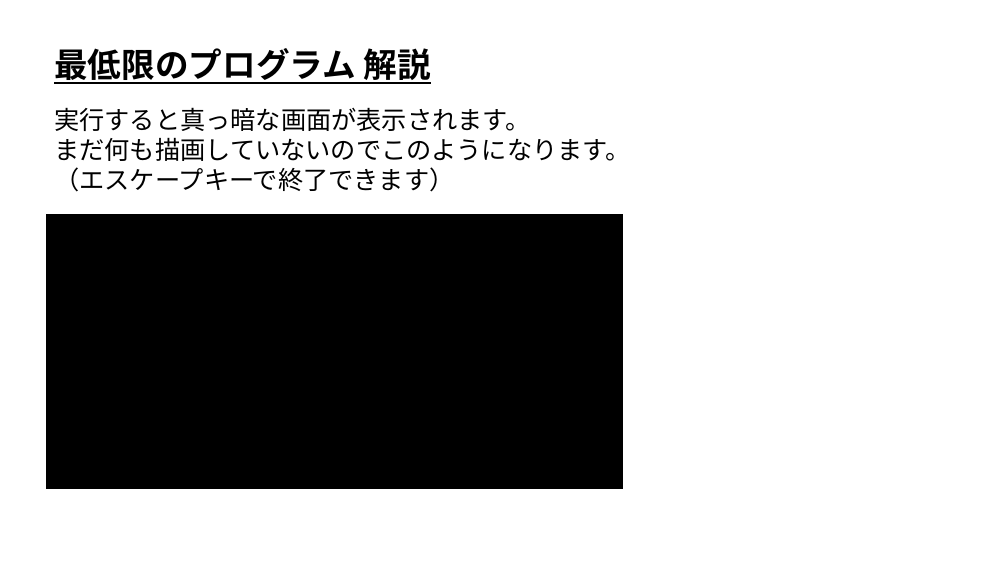
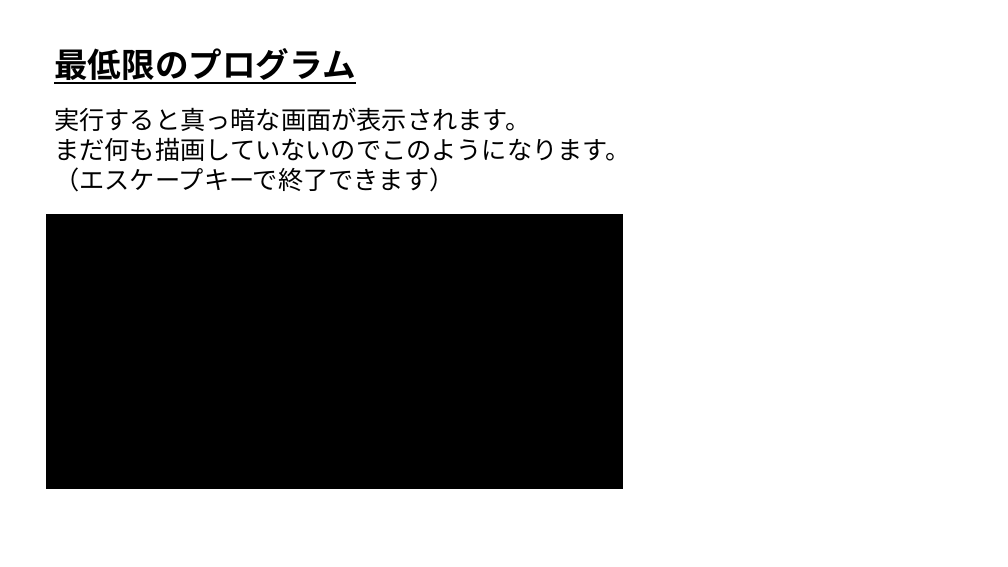
Before and after one commit to ArakiYusuke-Ohara/Textbook, a slide deck: slide 15 of ゲーム科1年/00_前期/ゲームプログラミングⅠ/02_ひな形(最低限のプログラム).pptx (slide 13 before the commit). Drawn at 1008x567 pixels with LibreOffice and Linux fonts; fonts in the diff are those of the drawing. Boxes give left, top, right and bottom in pixels: in the first picture for what was removed or moved away, otherwise in the second. Text is boxed around its words. In the diff, an @@ line names an element or a change of style, - is before the commit and + after.

```diff
--- a/ゲーム科1年/00_前期/ゲームプログラミングⅠ/02_ひな形(最低限のプログラム).pptx
+++ b/ゲーム科1年/00_前期/ゲームプログラミングⅠ/02_ひな形(最低限のプログラム).pptx
@@ text at <box>54,48,356,84</box>: text changed @@
-最低限のプログラム 解説
+最低限のプログラム
```
Also in this commit, not shown: 4 other slides changed, 2 slides added, 9 other files.
